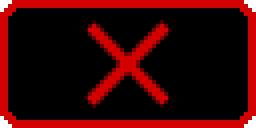
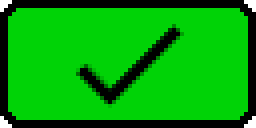
Layer changes from the first w=256, h=128 image to the second:
hid "CancelPressedIcon" over box(84, 20, 172, 108)
showed "ConfirmNormalIcon" over box(76, 24, 184, 108)
hid "CancelPressedBorder" over box(0, 0, 256, 128)
hid "PressedBG" over box(4, 4, 252, 124)
showed "ConfirmNormalBG" over box(4, 4, 252, 124)
